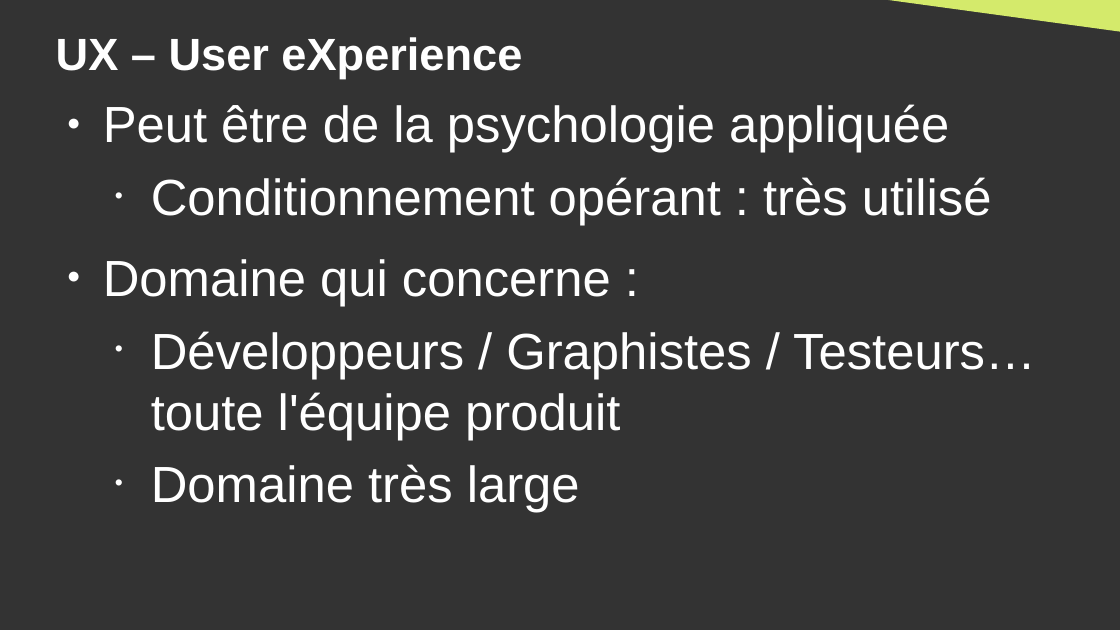
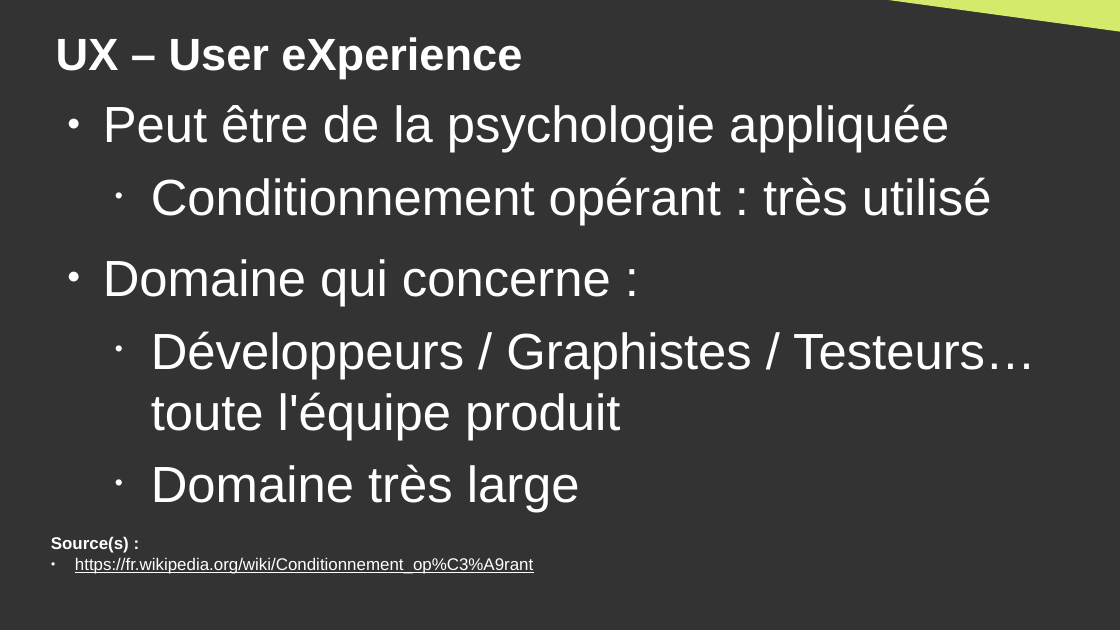
Before and after one commit to DanYellow/cours, a slide deck: slide 7 of ergonomie-et-accessibilite-s2/numero-1/presentation.odp. Drawn at 1120x630 pixels with LibreOffice and Linux fonts; fonts in the diff are those of the drawing. Boxes give left, top, right and bottom in pixels: in the first picture for what was removed or moved away, otherwise in the second. Text is boxed around its words. In the diff, an @@ line names an element or a change of style, - is before the commit and + after.

```diff
--- a/ergonomie-et-accessibilite-s2/numero-1/presentation.odp
+++ b/ergonomie-et-accessibilite-s2/numero-1/presentation.odp
@@ text added at [51, 536, 533, 574], 12 pt, text #FFFFFF, underline @@
+Source(s) :
+● https://fr.wikipedia.org/wiki/Conditionnement_op%C3%A9rant
```
Also in this commit, not shown: 1 other slide changed, 1 other file.
